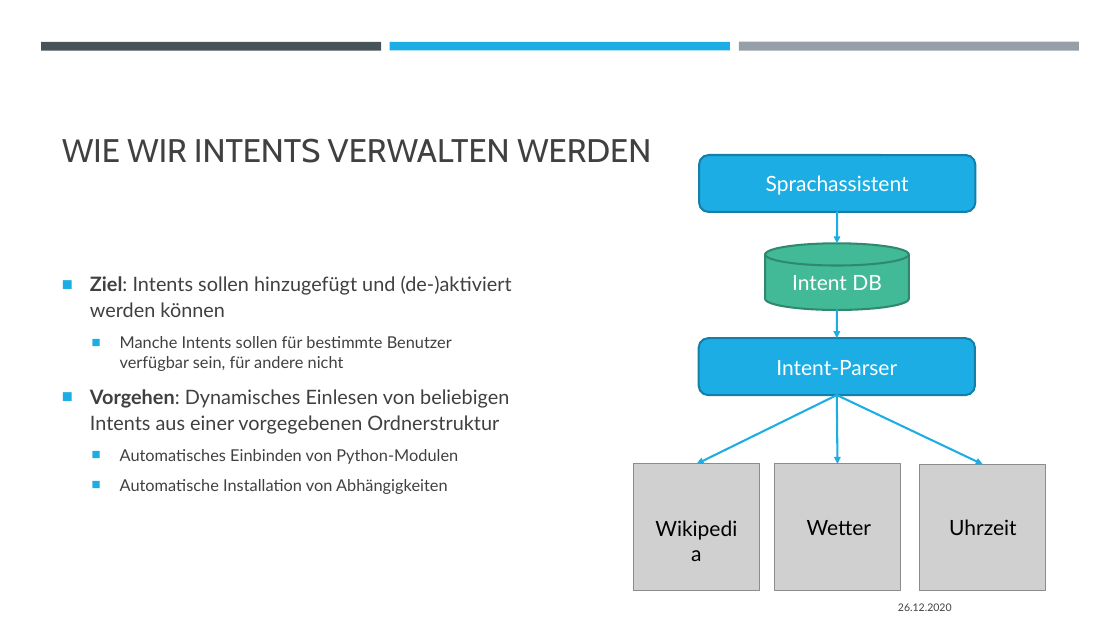
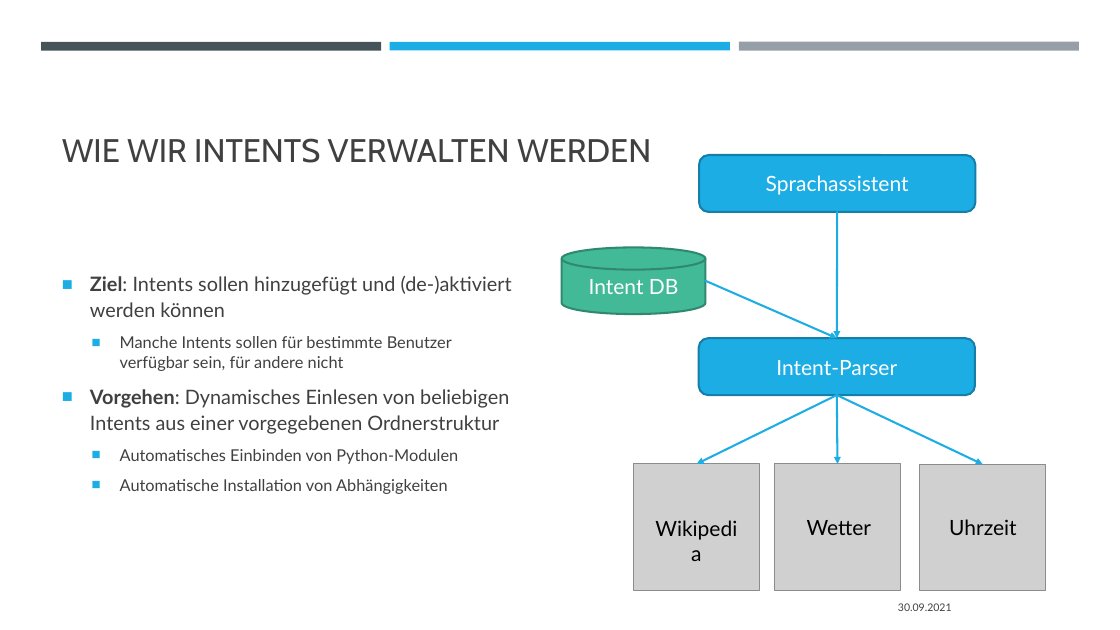
Before and after one commit to padmalcom/AISpeechAssistant, a slide deck: slide 3 of slides/09_intent_management.pptx. Drawn at 1120x630 pixels with LibreOffice and Linux fonts; fonts in the diff are those of the drawing; grey boxes stand for pictures. Boxes give left, top, right and bottom in pixels: in the first picture for what was removed or moved away, otherwise in the second. Text is boxed around its words. In the diff, an @@ line names an element or a change of style, - is before the commit and + after.

```diff
--- a/slides/09_intent_management.pptx
+++ b/slides/09_intent_management.pptx
@@ arrow moved from (838, 212) - (837, 244) to (838, 212) - (837, 339) @@
@@ cylinder "Intent DB": place and size @@
-cylinder "Intent DB" at box(765, 244, 909, 310)
+cylinder "Intent DB" at box(562, 248, 706, 314)
@@ arrow moved from (837, 310) - (837, 339) to (706, 281) - (837, 339) @@
@@ text at box(898, 603, 952, 611): text changed @@
-26.12.2020
+30.09.2021
```
Also in this commit, not shown: 1 other slide changed, 5 other files.
